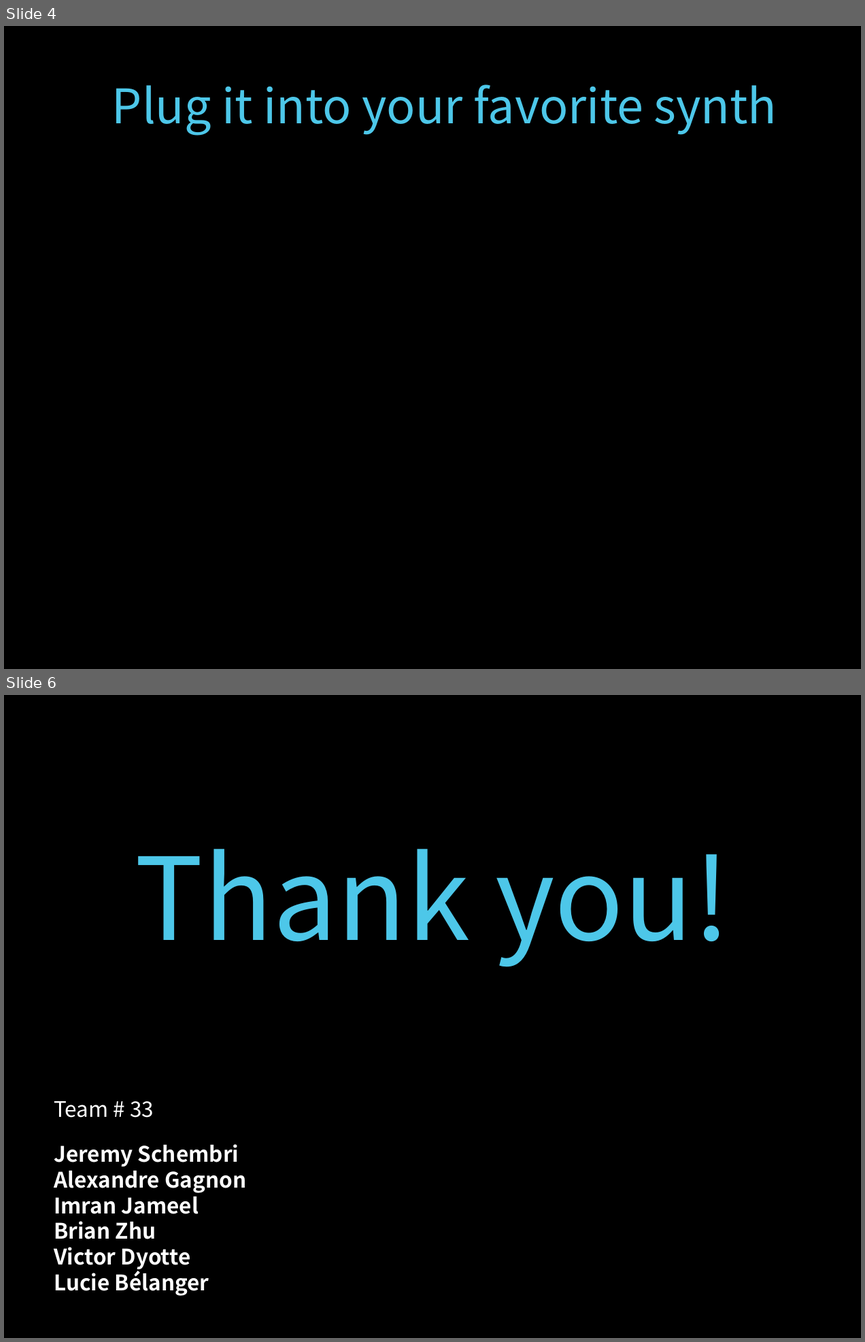
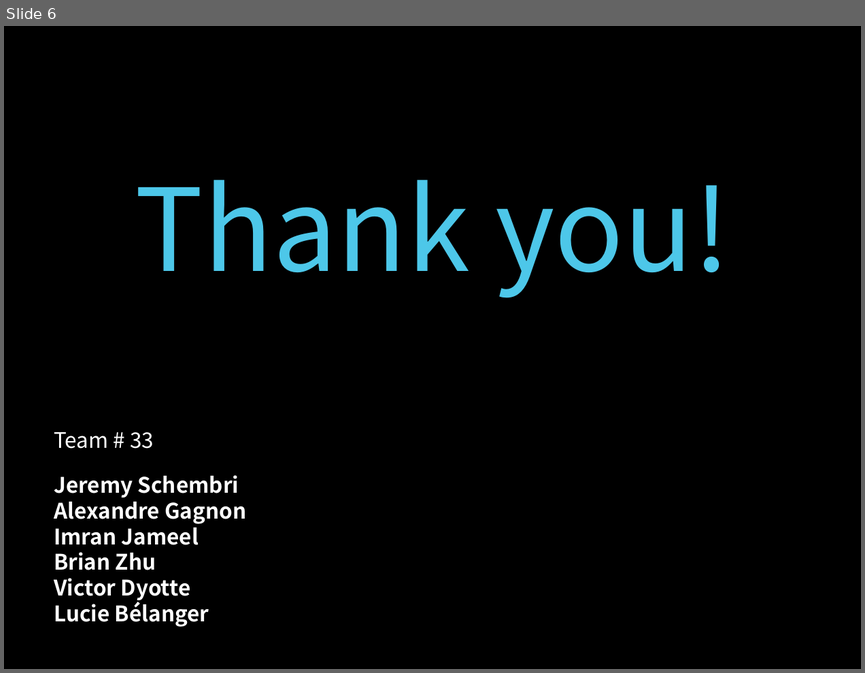
Before and after one commit to lucieb/MyoMusic, a slide deck: Presentation/MyoMusicPresentation.pptx. Shown one above the other, each under a label of ours: slides 4 and 6 before the commit, slide 6 after it; the slides between them are not shown. The pictures are 865x1342 and 865x673 pixels, drawn with LibreOffice and Linux fonts; fonts in the diff are those of the drawing; background and template pictures are left out. Boxes give left, top, right and bottom in pixels: in the first picture for what was removed or moved away, otherwise in the second. Text is boxed around its words. In the diff, an @@ line names an element or a change of style, - is before the commit and + after.

```diff
--- a/Presentation/MyoMusicPresentation.pptx
+++ b/Presentation/MyoMusicPresentation.pptx
@@ slide 4 removed at (4,26,861,669), background picture (left out) @@
@@ text removed at (112,84,777,135) @@
-Plug it into your favorite synth
```
Also in this commit, not shown: 1 slide changed, 3 slides added, 3 other slides removed.
